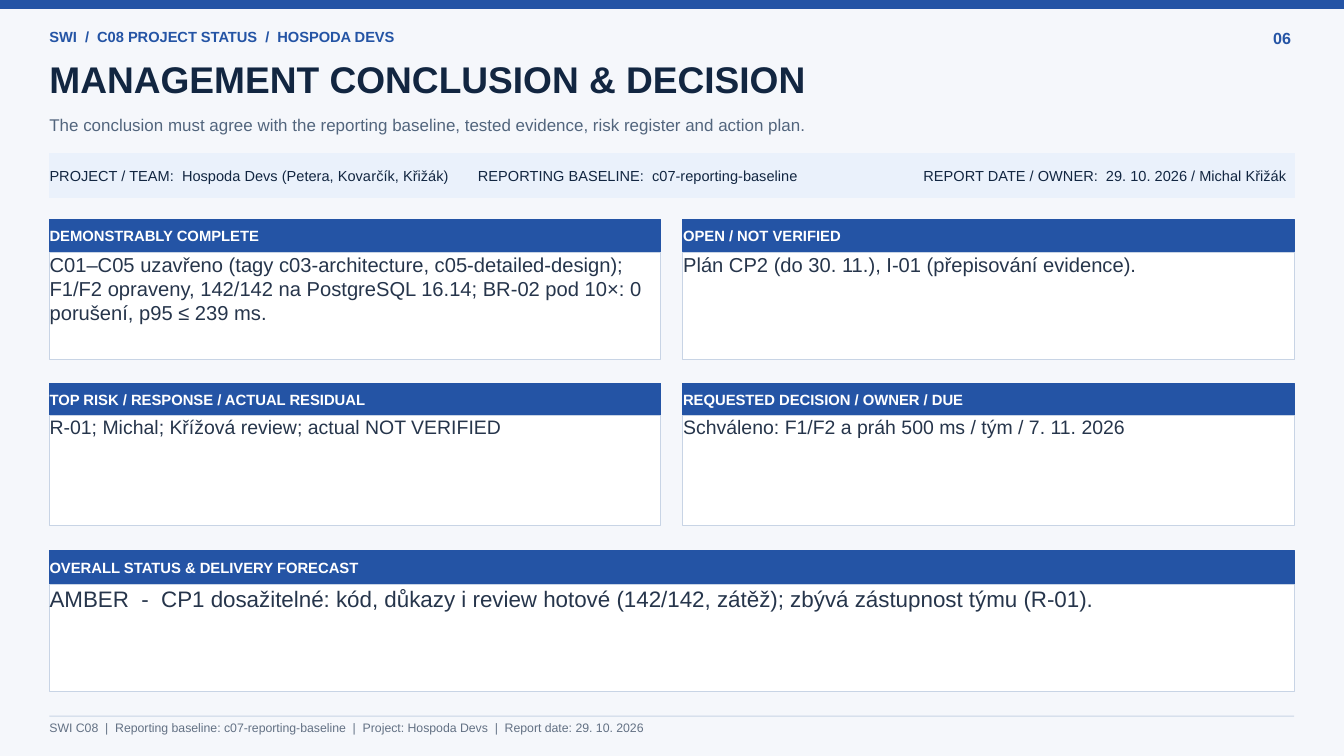
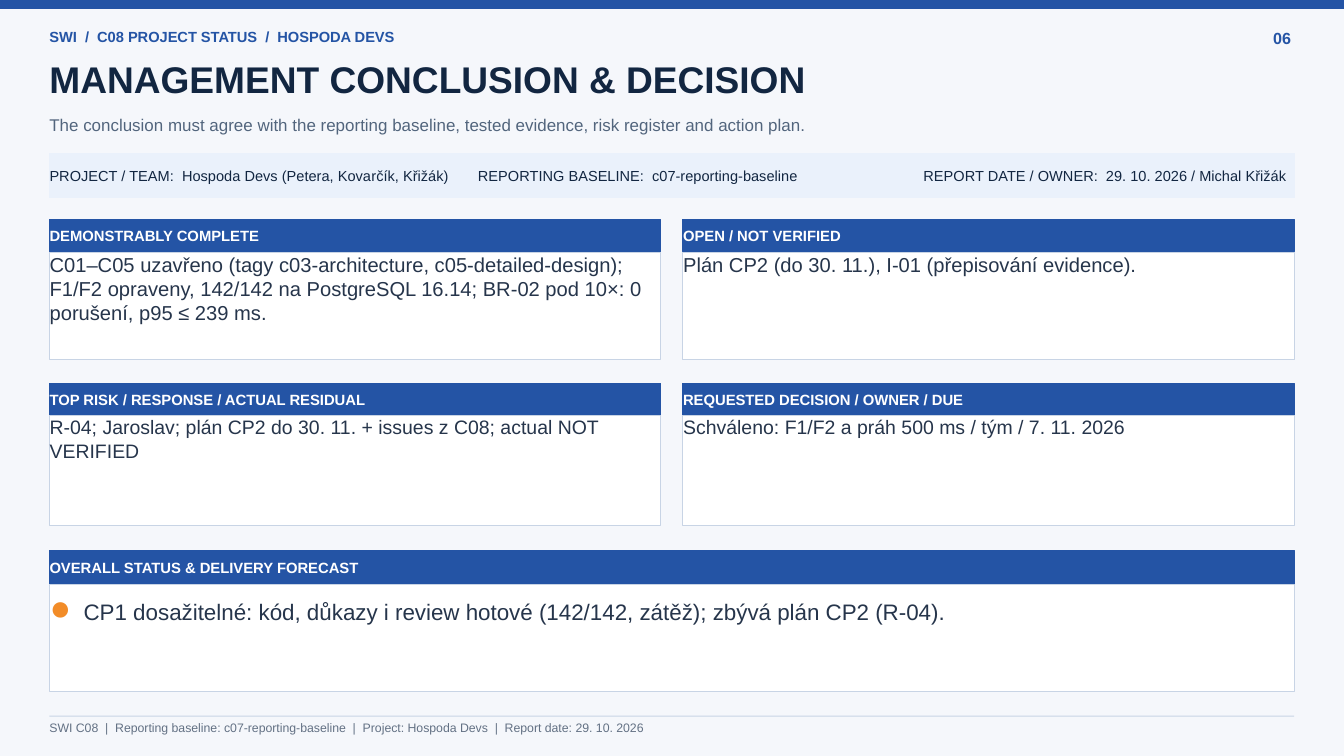
Before and after one commit to jaroslavpetera/swi_project, a slide deck: slide 6 of docs/c08-project-status.pptx. Drawn at 1344x756 pixels with LibreOffice and Linux fonts; fonts in the diff are those of the drawing. Boxes give left, top, right and bottom in pixels: in the first picture for what was removed or moved away, otherwise in the second. Text is boxed around its words. In the diff, an @@ line names an element or a change of style, - is before the commit and + after.

```diff
--- a/docs/c08-project-status.pptx
+++ b/docs/c08-project-status.pptx
@@ text in rectangle at (50, 419, 599, 458): text changed @@
-R-01; Michal; Křížová review; actual NOT VERIFIED
+R-04; Jaroslav; plán CP2 do 30. 11. + issues z C08; actual NOT VERIFIED
@@ text in rectangle at (84, 602, 944, 625): text changed @@
-AMBER - CP1 dosažitelné: kód, důkazy i review hotové (142/142, zátěž); zbývá zástupnost týmu (R-01).
+● CP1 dosažitelné: kód, důkazy i review hotové (142/142, zátěž); zbývá plán CP2 (R-04).
```
Also in this commit, not shown: 4 other slides changed.
